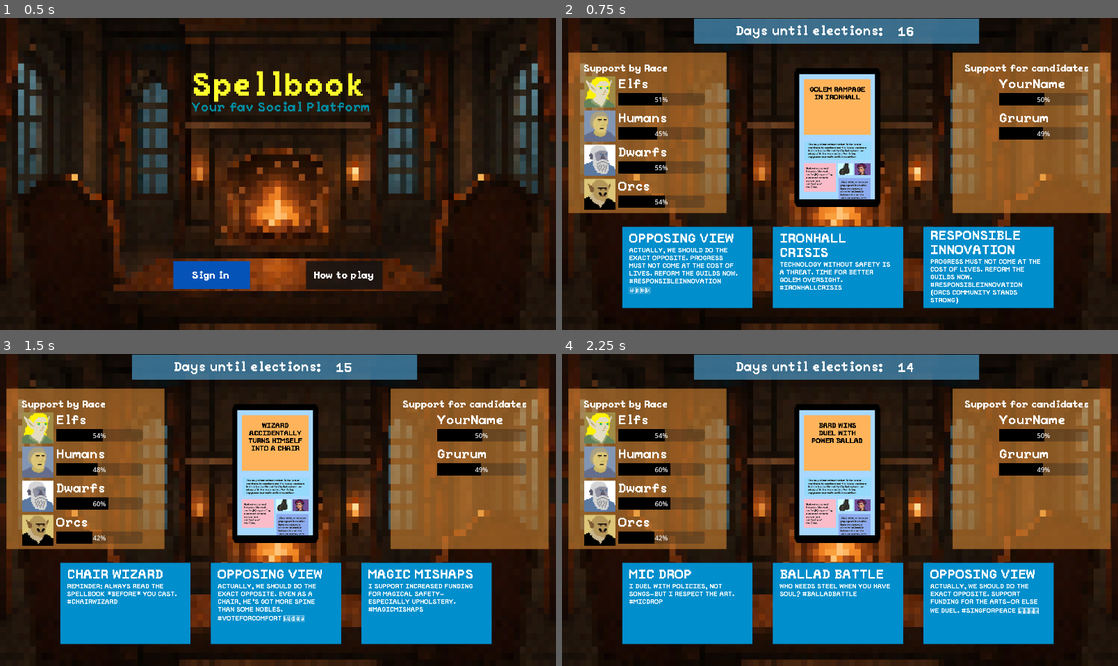
Above: before the commit, frames 1-4 (two rows, left to right).
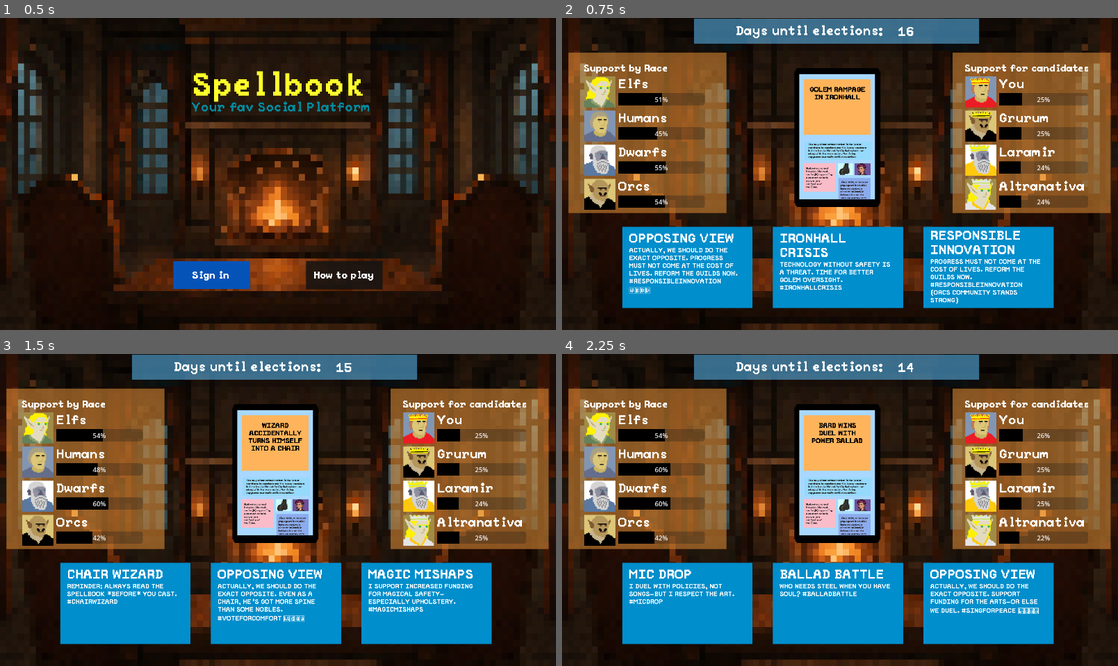
Above: after the commit, the same moments.

Repository: WhatYouFormaggiKindOfPizza/game
Game: Godot game, scene res://scenes/game.tscn
Two runs of this game, one before a commit and one after it. Both use one fixed random seed, a clock stepped at 60 frames per second and the inputs below.
Inputs (mouse positions are in pixels of both pictures, inside the frame that each line leads up to):
- Up to frame 1 (0.5 s): no input
- Up to frame 2 (0.75 s): click "Sign in" at 0.5 s
- Up to frame 3 (1.5 s): click (127, 603) at 1.27 s
- Up to frame 4 (2.25 s): click (689, 603) at 2.02 s

Frame 1 is identical in both runs. In frame 2, 4.3% of the frame differs, in the area x 72-95%, y 18-62%; in frame 3, 4.3%; in frame 4, 4.3%.

Commit message:
Add obsolete bg music and kings

Diff:
--- a/scenes/game.tscn
+++ b/scenes/game.tscn
@@ -8,13 +8,18 @@
 [ext_resource type="Script" uid="uid://b8irytrdokeni" path="res://scripts/scene_manager.gd" id="3_u5sy4"]
 [ext_resource type="Texture2D" uid="uid://b6m550tdk1oyd" path="res://assets/Entity 2.png" id="5_dinhu"]
 [ext_resource type="PackedScene" uid="uid://ba4q4t8ckjmi0" path="res://scenes/screens/game_screen.tscn" id="5_p57ef"]
+[ext_resource type="Texture2D" uid="uid://c5r8yjheul53o" path="res://assets/King 1.png" id="5_rysoc"]
 [ext_resource type="Texture2D" uid="uid://cvucsxlwvamyp" path="res://assets/Entity 3.png" id="6_kvuet"]
+[ext_resource type="Texture2D" uid="uid://devw3rk5klurg" path="res://assets/King 4.png" id="6_ssvqc"]
+[ext_resource type="Texture2D" uid="uid://dcsp06gyxvcbs" path="res://assets/King 3.png" id="7_1kice"]
 [ext_resource type="Texture2D" uid="uid://chng8mt1mexc6" path="res://assets/Entity 1.png" id="7_ir15t"]
 [ext_resource type="Texture2D" uid="uid://cyfnjq4qfnjj8" path="res://assets/Entity 4.png" id="7_trtic"]
+[ext_resource type="Texture2D" uid="uid://b4w2wgvly3apb" path="res://assets/King 2.png" id="8_5newe"]
 [ext_resource type="PackedScene" uid="uid://bj0a4yagnp3yd" path="res://scenes/screens/week_end_screen.tscn" id="11_kvpfn"]
 [ext_resource type="PackedScene" uid="uid://cun81plm88yy6" path="res://scenes/screens/how_to_play_pop_up.tscn" id="12_dinhu"]
 [ext_resource type="PackedScene" uid="uid://cgvh6br7q6txe" path="res://scenes/screens/win_screen.tscn" id="13_kvuet"]
 [ext_resource type="PackedScene" uid="uid://btv8yl3etccs6" path="res://scenes/screens/lose_screen.tscn" id="14_trtic"]
+[ext_resource type="AudioStream" uid="uid://c4ok8y25lb0qw" path="res://assets/fantasy-medieval-epic-music-239599.mp3" id="16_ca42v"]
 
 [node name="Game" type="Node2D"]
 
@@ -35,12 +40,22 @@
 
 [node name="Player" parent="Pretenders" instance=ExtResource("3_lbhrr")]
 position = Vector2(357, 247)
-king_name = "YourName"
+king_name = "You"
+icon = ExtResource("5_rysoc")
 is_player = true
 
 [node name="Opponent" parent="Pretenders" instance=ExtResource("3_lbhrr")]
 position = Vector2(357, 247)
 king_name = "Grurum"
+icon = ExtResource("6_ssvqc")
+
+[node name="King" parent="Pretenders" instance=ExtResource("3_lbhrr")]
+king_name = "Laramir"
+icon = ExtResource("7_1kice")
+
+[node name="King2" parent="Pretenders" instance=ExtResource("3_lbhrr")]
+king_name = "Altranativa"
+icon = ExtResource("8_5newe")
 
 [node name="EntityGroups" type="Node" parent="."]
 unique_name_in_owner = true
@@ -97,3 +112,7 @@
 [node name="LoseScreen" parent="." instance=ExtResource("14_trtic")]
 unique_name_in_owner = true
 visible = false
+
+[node name="AudioStreamPlayer2D" type="AudioStreamPlayer2D" parent="."]
+stream = ExtResource("16_ca42v")
+autoplay = true
Not shown: 1 places in scenes/game.tscn that only renumber resources
